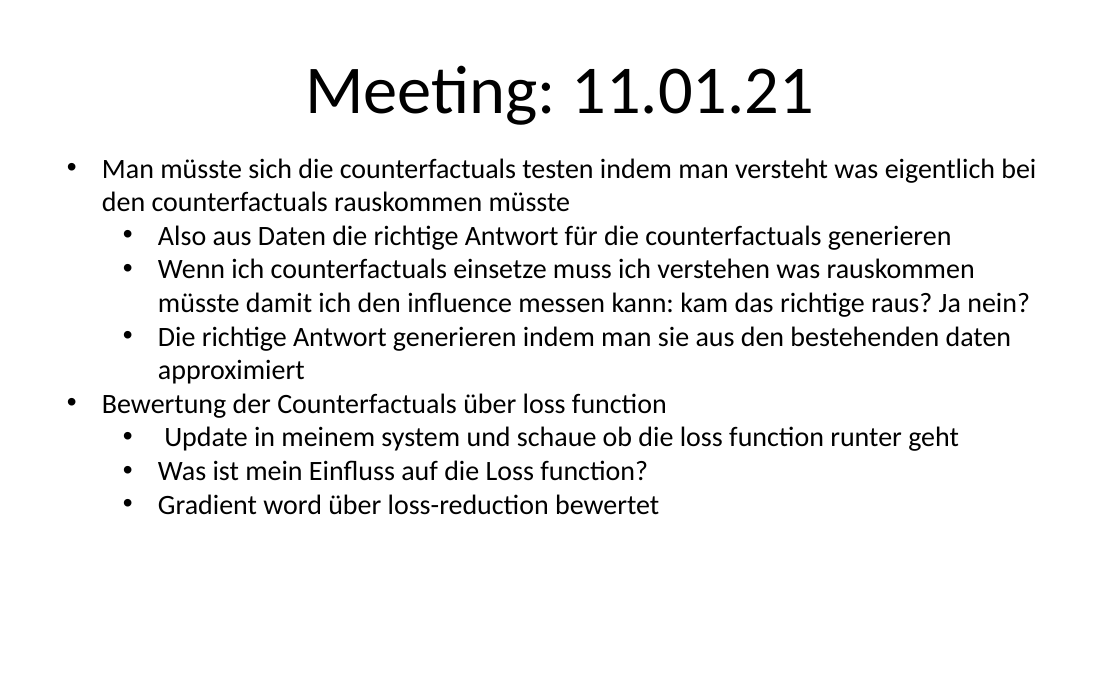
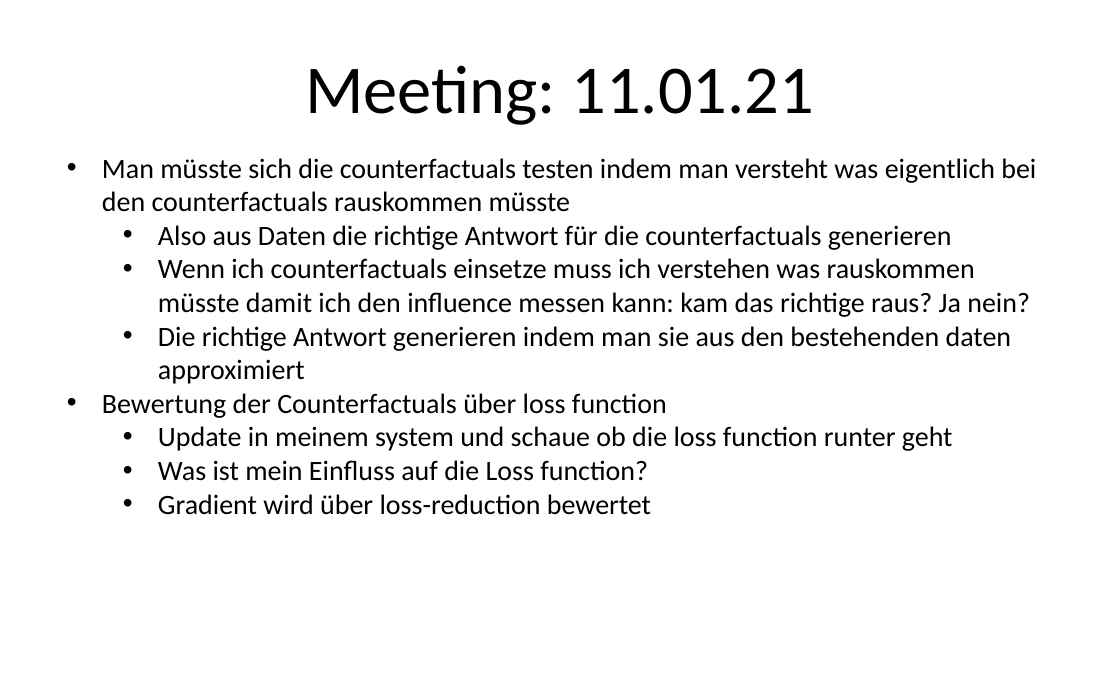
Before and after one commit to kathrinkhadra/Causal-Regularization-Master-Thesis, a slide deck: slide 8 of MeetingNotes.pptx. Drawn at 1120x700 pixels with LibreOffice and Linux fonts; fonts in the diff are those of the drawing. Boxes give left, top, right and bottom in pixels: in the first picture for what was removed or moved away, otherwise in the second. Text is boxed around its words. In the diff, an @@ line names an element or a change of style, - is before the commit and + after.

```diff
--- a/MeetingNotes.pptx
+++ b/MeetingNotes.pptx
@@ text at bbox=[158, 494, 651, 515]: text changed @@
-  • Gradient word über loss-reduction bewertet
+  • Gradient wird über loss-reduction bewertet
```
Also in this commit, not shown: 4 other files.
